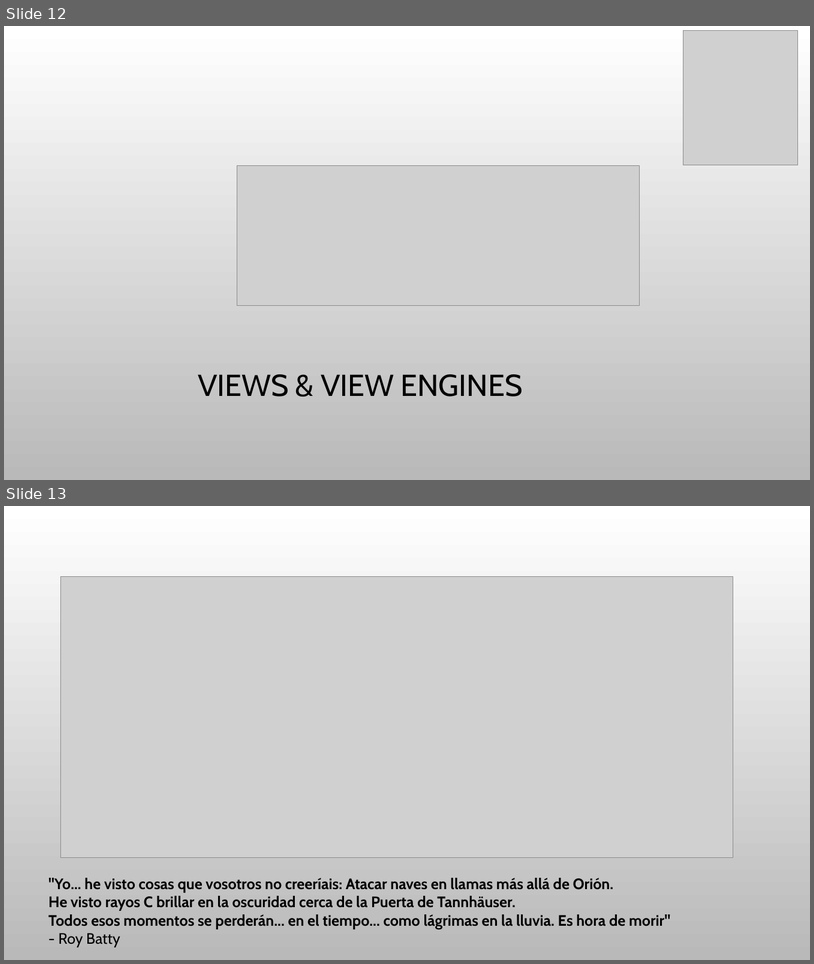
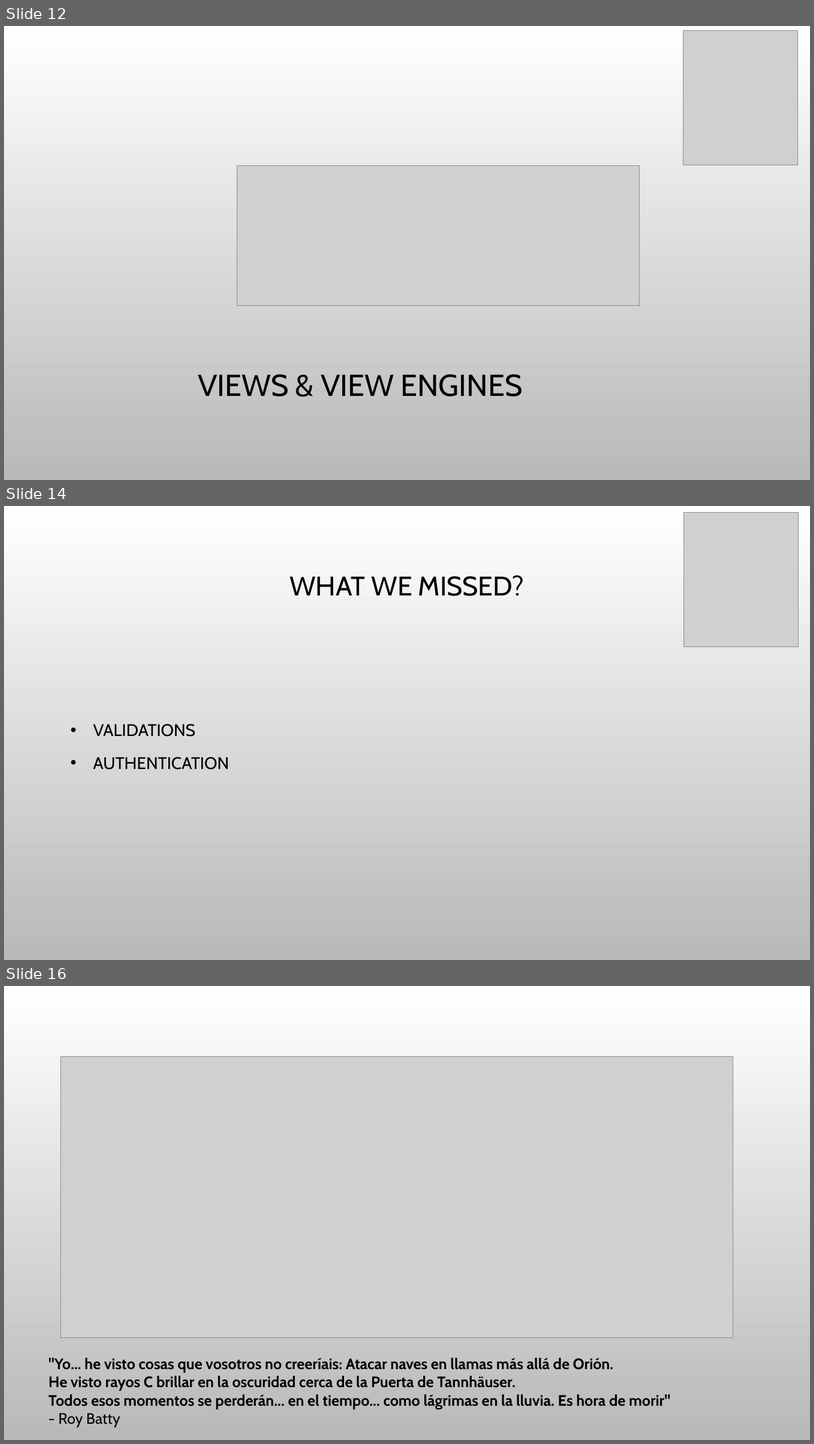
Before and after one commit to snavarropino/nancyFxSession, a slide deck: nancyFx.pptx. Shown one above the other, each under a label of ours: slides 12 and 13 before the commit, slides 12, 14 and 16 after it; the slides between them are not shown. The pictures are 814x964 and 814x1444 pixels, drawn with LibreOffice and Linux fonts; fonts in the diff are those of the drawing; grey boxes stand for pictures; background and template pictures are left out. Boxes give left, top, right and bottom in pixels: in the first picture for what was removed or moved away, otherwise in the second. Text is boxed around its words. In the diff, an @@ line names an element or a change of style, - is before the commit and + after.

```diff
--- a/nancyFx.pptx
+++ b/nancyFx.pptx
@@ slide 14 added at <box>4,506,810,960</box>, background picture (left out) @@
@@ picture added at <box>684,512,799,646</box> @@
@@ title added at <box>290,575,524,596</box>, 32 pt, text #000000 @@
+WHAT WE MISSED?
@@ text added at <box>93,724,230,769</box>, 20 pt, text #000000 @@
+• VALIDATIONS
+• AUTHENTICATION
@@ what was slide 13 is now slide 16 @@
```
Also in this commit, not shown: 3 slides changed, 1 other slide added, 21 other files.
